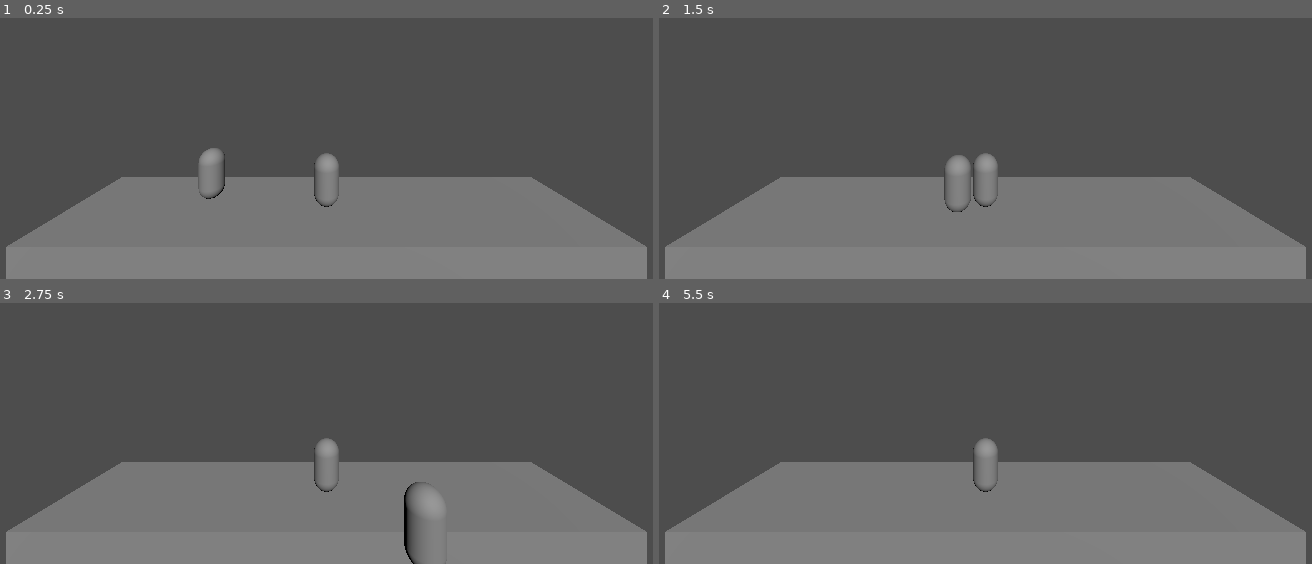
Above: before the commit, frames 1-4 (two rows, left to right).
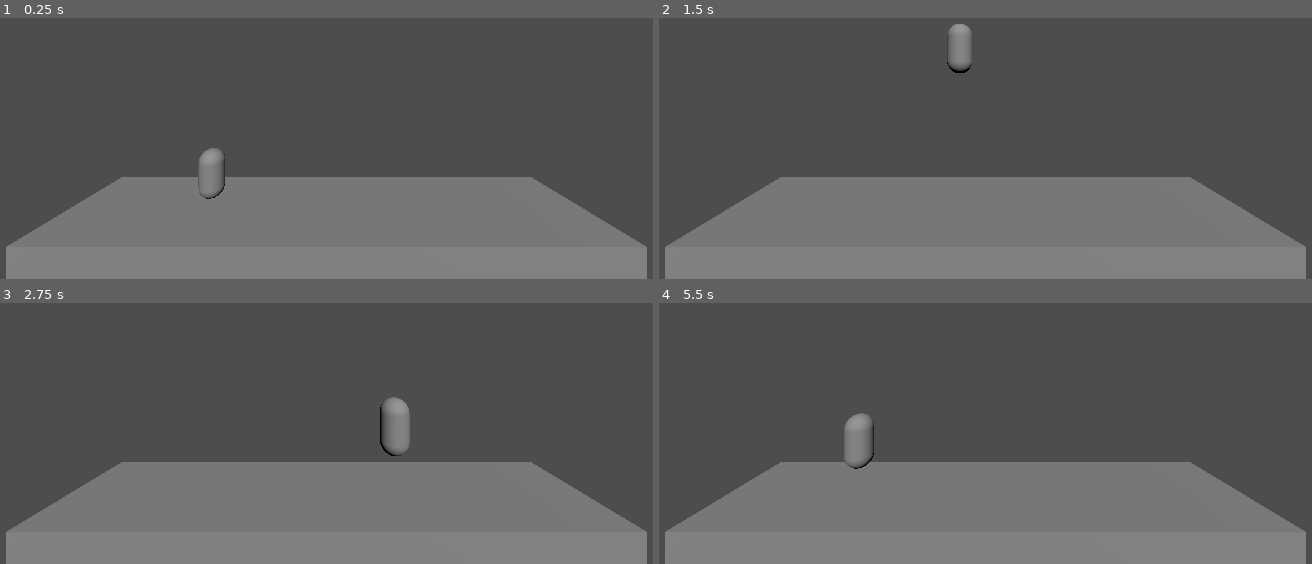
Above: after the commit, the same moments.

Repository: greatbrick0/SacrificeJam1
Game: Godot game, scene res://Scenes/main_level.tscn
Two runs of this game, one before a commit and one after it. Both use one fixed random seed, a clock stepped at 60 frames per second and the inputs below. Before the commit the project has no main scene; this scene is started directly in both runs.
Inputs:
- Up to frame 1 (0.25 s): no input
- Up to frame 2 (1.5 s): tap Enter (ui_accept) at 0.5, 0.6 s; hold D (MoveRight) 0.53-1.28 s; hold Space (Jump) 0.53-1.28 s; hold S (MoveDown) from 1.28 s (still down); tap Space (Jump) at 1.35 s
- Up to frame 3 (2.75 s): tap Space (Jump) at 1.52, 1.82 s; tap Enter (ui_accept) at 1.55, 2.1 s; release S (MoveDown) at 2.03 s; hold D (MoveRight) from 2.03 s (still down); hold Space (Jump) from 2.03 s (still down)
- Up to frame 4 (5.5 s): release D (MoveRight) at 2.78 s; release Space (Jump) at 2.78 s; hold W (MoveUp) 2.78-3.53 s; tap Enter (ui_accept) at 2.85, 4.35, 5.1 s; tap Space (Jump) at 3.02, 3.32, 4.52, 4.82 s; hold Space (Jump) 3.53-4.28 s; hold A (MoveLeft) 3.53-5.03 s; hold S (MoveDown) from 5.03 s (still down); hold Space (Jump) from 5.03 s (still down)

The runs differ from the first frame. In frame 1, 0.3% of the frame differs, in the area x 48-52%, y 51-73%; in frame 2, 1.2%; in frame 3, 1.7%, in the area x 48-68%, y 36-100%; in frame 4, 1.1%.

Commit message:
Added Varying Jump Heights

Diff:
--- a/Scenes/main_level.tscn
+++ b/Scenes/main_level.tscn
@@ -6,8 +6,6 @@
 
 [sub_resource type="BoxShape3D" id="BoxShape3D_0dk56"]
 size = Vector3(20, 1, 4)
-
-[sub_resource type="CapsuleMesh" id="CapsuleMesh_ja2xh"]
 
 [node name="MainLevel" type="Node3D"]
 
@@ -27,9 +25,6 @@
 transform = Transform3D(1, 0, 0, 0, 1, 0, 0, 0, 1, 0, 5, 9)
 fov = 90.0
 
-[node name="CharacterForScale" type="MeshInstance3D" parent="."]
-mesh = SubResource("CapsuleMesh_ja2xh")
-
 [node name="MainLight" type="DirectionalLight3D" parent="."]
 transform = Transform3D(0.984808, -0.111619, 0.133022, 0, 0.766044, 0.642788, -0.173648, -0.633022, 0.754407, 0, 0, 0)
 
--- a/Scenes/player.tscn
+++ b/Scenes/player.tscn
@@ -8,6 +8,7 @@
 
 [node name="Player" type="CharacterBody3D"]
 script = ExtResource("1_wxaek")
+speed = Vector2(5, 2)
 gravity = 9.0
 
 [node name="Visuals" type="Node3D" parent="."]
--- a/Scripts/player.gd
+++ b/Scripts/player.gd
@@ -1,29 +1,42 @@
 extends CharacterBody3D
 
-@export var speed: float = 5.0
-@export var jumpHeight = 4.5
+@export var speed: Vector2 = Vector2(4, 2)
+@export var smallJumpHeight: float = 4.5
+@export var bigJumpHeight: float = 10
+@export var facingLeft: bool = false
+@export var gravity: float
+@export var airBrakeMult: float = 4
 
-# Get the gravity from the project settings to be synced with RigidBody nodes.
-@export var gravity: float
+var input_dir: Vector2
+var holdingJump: bool
+var alreadyJumped: bool
+
+const maxHealth: int = 10
+@export var health: int = 10
+#true is donated, false is equipped [dagger, pendant, shield, boots, sword]
+@export var donatedItems: Array[bool] = [false, false, false, false, false]
+
+func _process(delta):
+	holdingJump = Input.is_action_pressed("Jump")
+	input_dir = Input.get_vector("MoveLeft", "MoveRight", "MoveUp", "MoveDown")
 
 func _physics_process(delta):
-	# Add the gravity.
-	if not is_on_floor():
-		velocity.y -= gravity * delta
+	if(is_on_floor()):
+		alreadyJumped = false
+		if(holdingJump):
+			alreadyJumped = true
+			velocity.y = smallJumpHeight if donatedItems[3] else bigJumpHeight
+	else:
+		velocity.y -= gravity * delta * (airBrakeMult if velocity.y > 0 and !holdingJump and alreadyJumped else 1)
 
-	# Handle Jump.
-	if Input.is_action_just_pressed("ui_accept") and is_on_floor():
-		velocity.y = jumpHeight
-
-	# Get the input direction and handle the movement/deceleration.
-	# As good practice, you should replace UI actions with custom gameplay actions.
-	var input_dir = Input.get_vector("MoveLeft", "MoveRight", "MoveUp", "MoveDown")
+	if(input_dir.x != 0):
+		facingLeft = input_dir.x < 0
 	var direction = (transform.basis * Vector3(input_dir.x, 0, input_dir.y)).normalized()
 	if direction:
-		velocity.x = direction.x * speed
-		velocity.z = direction.z * speed
+		velocity.x = direction.x * speed.x
+		velocity.z = direction.z * speed.y
 	else:
-		velocity.x = move_toward(velocity.x, 0, speed)
-		velocity.z = move_toward(velocity.z, 0, speed)
+		velocity.x = move_toward(velocity.x, 0, speed.x)
+		velocity.z = move_toward(velocity.z, 0, speed.y)
 
 	move_and_slide()
--- a/project.godot
+++ b/project.godot
@@ -11,6 +11,7 @@
 [application]
 
 config/name="SacrificeJam"
+run/main_scene="res://Scenes/main_level.tscn"
 config/features=PackedStringArray("4.1", "GL Compatibility")
 config/icon="res://Art/Sprites/icon.svg"
 
Not shown: 1 places in Scenes/main_level.tscn that only renumber resources
